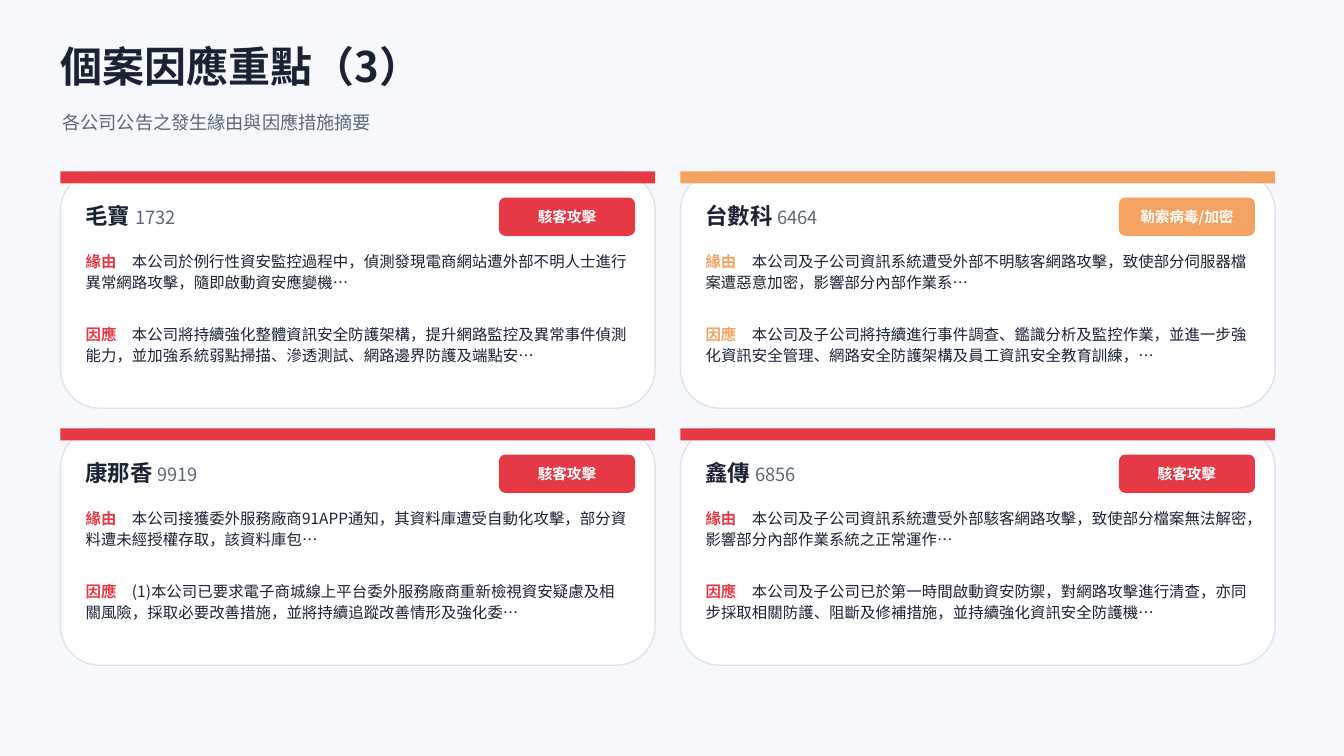
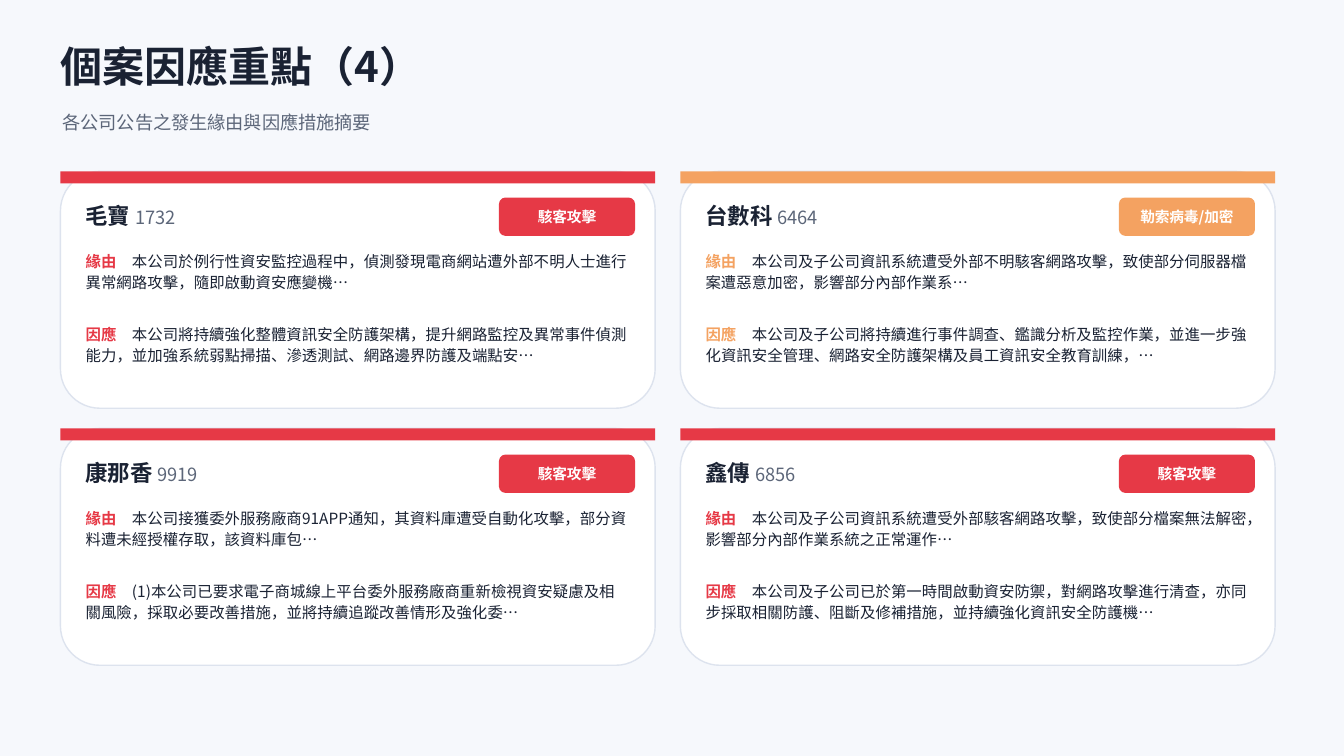
Before and after one commit to Johnnylin77/mops-isec-monitor, a slide deck: slide 9 of 資安事件因應分析.pptx (slide 8 before the commit). Drawn at 1344x756 pixels with LibreOffice and Linux fonts; fonts in the diff are those of the drawing. Boxes give left, top, right and bottom in pixels: in the first picture for what was removed or moved away, otherwise in the second. Text is boxed around its words. In the diff, an @@ line names an element or a change of style, - is before the commit and + after.

```diff
--- a/資安事件因應分析.pptx
+++ b/資安事件因應分析.pptx
@@ text at (60, 46, 421, 86): text changed @@
-個案因應重點（3）
+個案因應重點（4）
```
Also in this commit, not shown: 9 other slides changed, 1 slide added, 2 other files.
